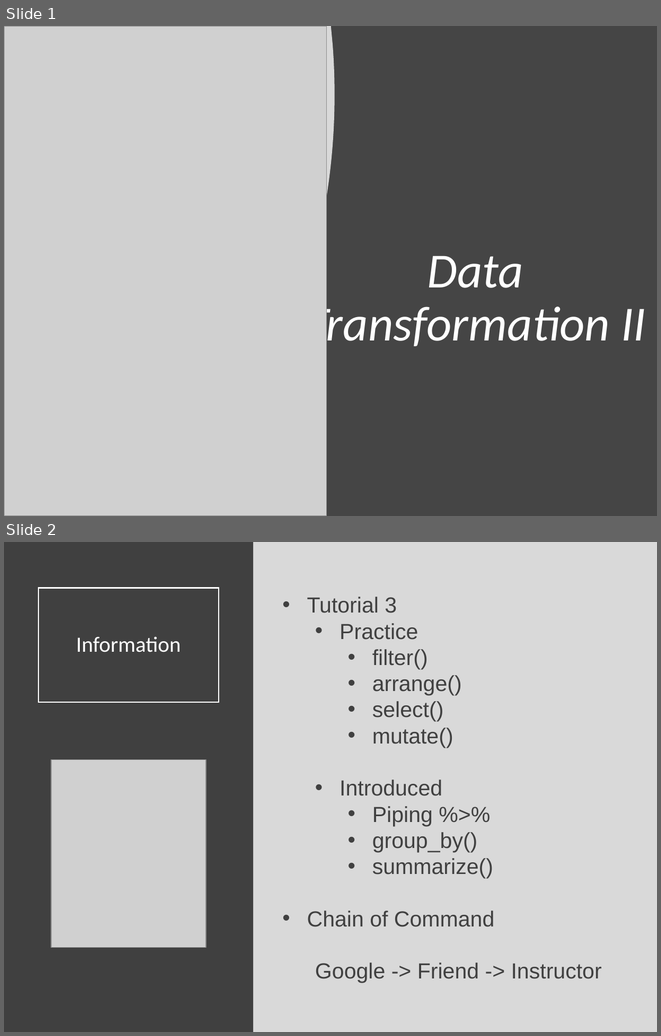
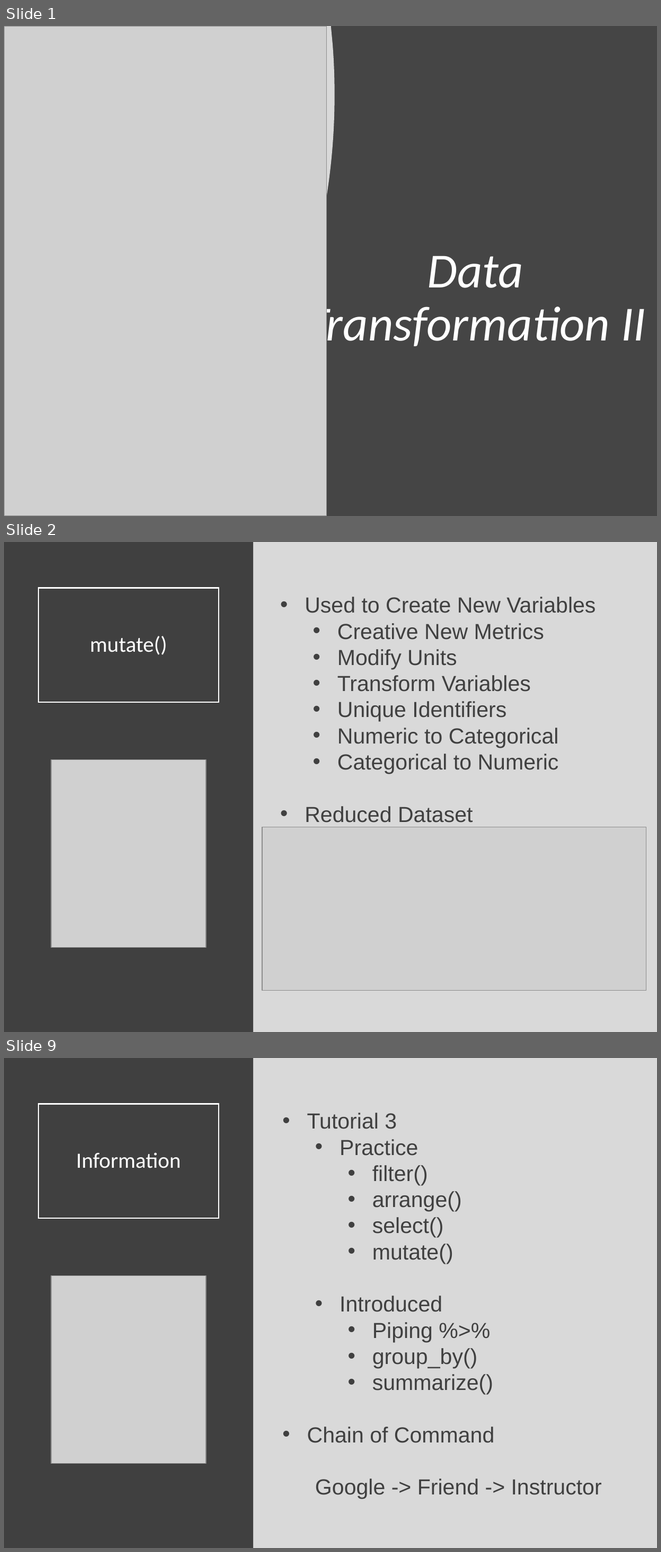
Before and after one commit to Yixf-Self/STOR320_WEBSITE, a slide deck: Lecture/Lecture 5/Lecture 5.pptx. Shown one above the other, each under a label of ours: slides 1 and 2 before the commit, slides 1, 2 and 9 after it; the slides between them are not shown. The pictures are 661x1036 and 661x1552 pixels, drawn with LibreOffice and Linux fonts; fonts in the diff are those of the drawing; grey boxes stand for pictures. Boxes give left, top, right and bottom in pixels: in the first picture for what was removed or moved away, otherwise in the second. Text is boxed around its words. In the diff, an @@ line names an element or a change of style, - is before the commit and + after.

Commit message:
Lecture 4 and 5 Update

```diff
--- a/Lecture/Lecture 5/Lecture 5.pptx
+++ b/Lecture/Lecture 5/Lecture 5.pptx
@@ slide 2 added at (x1=4, y1=542, x2=657, y2=1032), background #D9D9D9 @@
@@ rectangle added at (x1=4, y1=542, x2=254, y2=1032), fill #404040 @@
@@ title added at (x1=38, y1=588, x2=219, y2=702), outline #FFFFFF 1.5 pt, 24 pt, text #FFFFFF @@
+mutate()
@@ text added at (x1=305, y1=597, x2=595, y2=822), 24 pt, text #404040 @@
+• Used to Create New Variables
+  • Creative New Metrics
+  • Modify Units
+  • Transform Variables
+  • Unique Identifiers
+  • Numeric to Categorical
+  • Categorical to Numeric
+• Reduced Dataset
@@ picture added at (x1=51, y1=759, x2=206, y2=947) @@
@@ picture added at (x1=262, y1=827, x2=646, y2=990) @@
@@ what was slide 2 is now slide 9 @@
```
Also in this commit, not shown: 6 other slides added, 3 other files.
